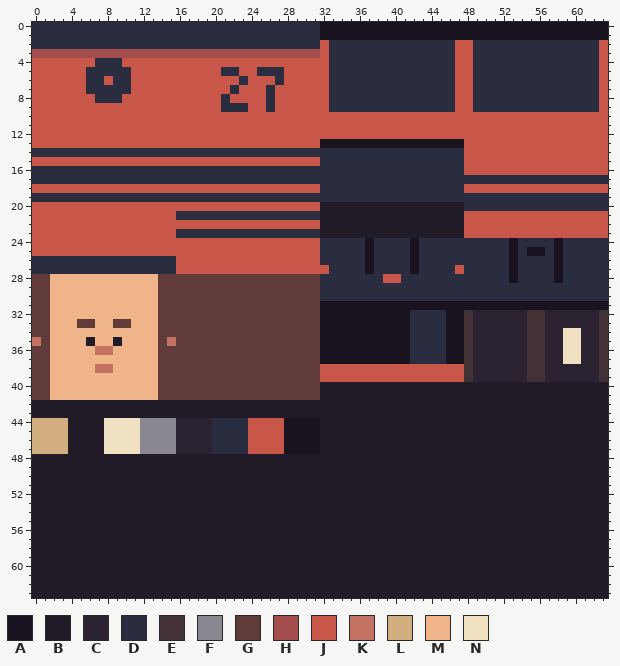
Two states of a pixel-art file, art/player/skater_away.aseprite. The picture above is the old version.
64x64 pixels, 1 frame.
Palette (. is transparent): A #18131f  B #211b28  C #2a2230  D #2a2c40  E #423236  F #8a8790  G #613b3a  H #a34e4d  J #c8574a  K #c47262  L #d2ad7f  M #f0b48a  N #efe0c2
Pixels before (only the part around the change), first column x 24:
21 DDDDDDDDBBBBBBBBBBBBBBBBJJJJJJJJJJJJJJJJ
22 JJJJJJJJBBBBBBBBBBBBBBBBJJJJJJJJJJJJJJJJ
23 DDDDDDDDBBBBBBBBBBBBBBBBJJJJJJJJJJJJJJJJ
24 JJJJJJJJDDDDDADDDDADDDDDDDDDDADDDDADDDDD
25 JJJJJJJJDDDDDADDDDADDDDDDDDDDADAADADDDDD
26 JJJJJJJJDDDDDADDDDADDDDDDDDDDADDDDADDDDD
27 JJJJJJJJJDDDDADDDDADDDDJDDDDDADDDDADDDDD
28 GGGGGGGGDDDDDDDJJDDDDDDDDDDDDADDDDADDDDD
29 GGGGGGGGDDDDDDDDDDDDDDDDDDDDDDDDDDDDDDDD
30 GGGGGGGGDDDDDDDDDDDDDDDDDDDDDDDDDDDDDDDD
31 GGGGGGGGAAAAAAAAAAAAAAAAAAAAAAAAAAAAAAAA
32 GGGGGGGGAAAAAAAAAADDDDAAECCCCCCEECCCCCCE
33 GGGGGGGGAAAAAAAAAADDDDAAECCCCCCEECCCCCCE
34 GGGGGGGGAAAAAAAAAADDDDAAECCCCCCEECCNNCCE
35 GGGGGGGGAAAAAAAAAADDDDAAECCCCCCEECCNNCCE
36 GGGGGGGGAAAAAAAAAADDDDAAECCCCCCEECCNNCCE
37 GGGGGGGGAAAAAAAAAADDDDAAECCCCCCEECCNNCCE
38 GGGGGGGGJJJJJJJJJJJJJJJJECCCCCCEECCCCCCE
After the commit:
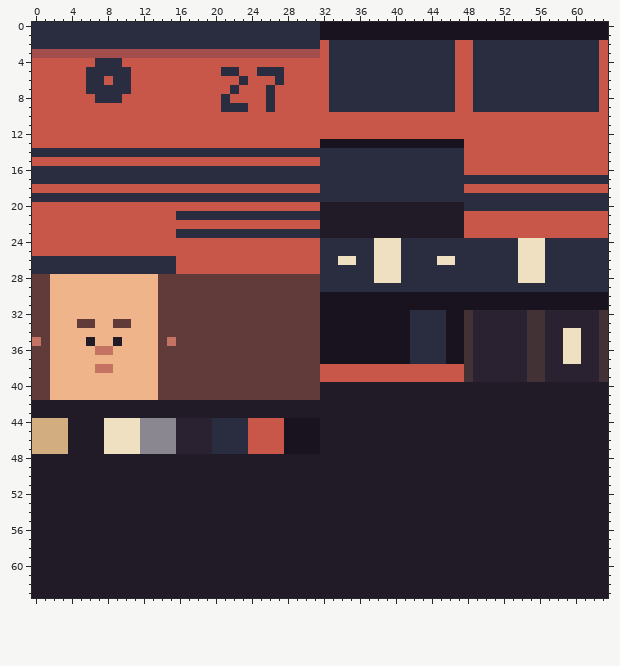
Changes in this commit:
Layer "kit":
y 24: x 37..40 ADDD -> DNNN; x 42 A -> D; x 53..56 ADDD -> DNNN; x 58 A -> D
y 25: x 37..40 ADDD -> DNNN; x 42 A -> D; x 53..56 ADAA -> DNNN; x 58 A -> D
y 26: x 34..35 DD -> NN; x 37..40 ADDD -> DNNN; x 42 A -> D; x 45..46 DD -> NN; x 53..56 ADDD -> DNNN; x 58 A -> D
y 27: x 32 J -> D; x 37..40 ADDD -> DNNN; x 42 A -> D; x 47 J -> D; x 53..56 ADDD -> DNNN; x 58 A -> D
y 28: x 38..40 DJJ -> NNN; x 53..56 ADDD -> DNNN; x 58 A -> D
y 30: x 32..63 DDDDDDDDDDDDDDDDDDDDDDDDDDDDDDDD -> AAAAAAAAAAAAAAAAAAAAAAAAAAAAAAAA
